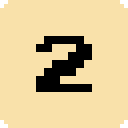
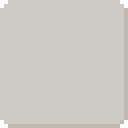
Layers edited between the first and the second (128, 128) image:
renamed "2" to "4", hid it, painted on it over [left=36, top=36, right=92, bottom=92]
painted on "Background" over [left=0, top=0, right=128, bottom=128]
